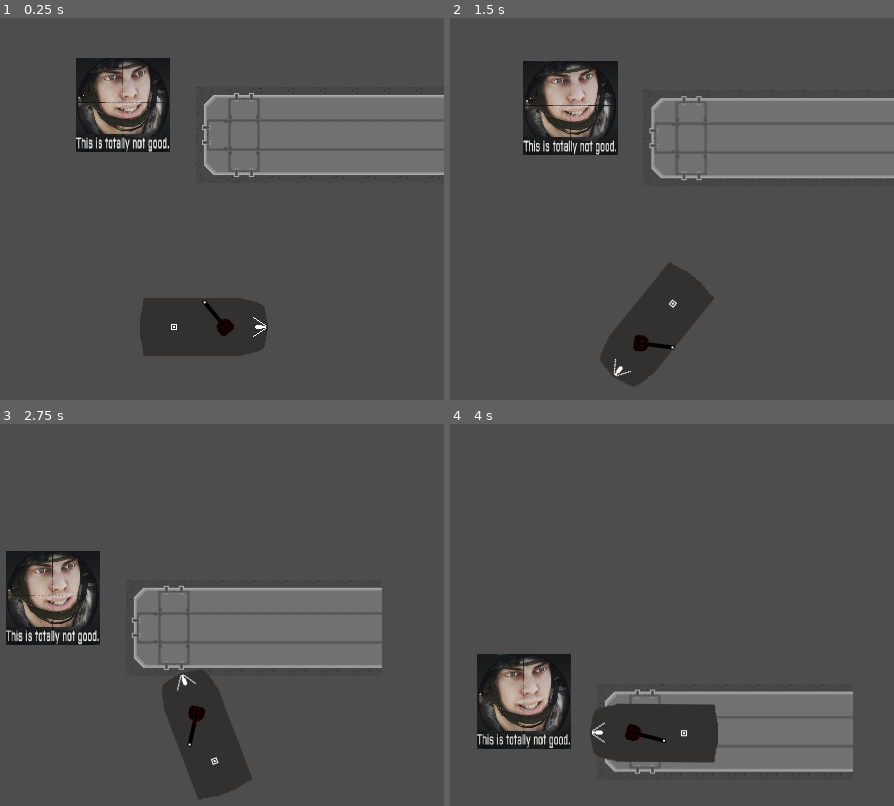
Above: before the commit, frames 1-4 (two rows, left to right).
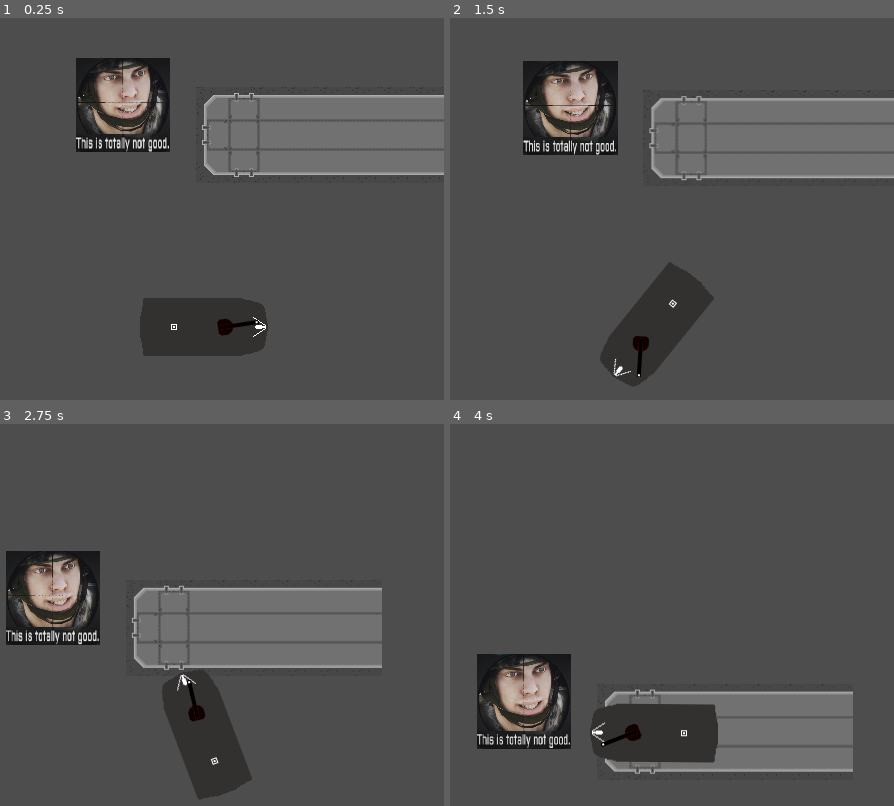
Above: after the commit, the same moments.

Repository: CatWizard47/WormGame
Game: Godot game, scene res://Scenes/main_test_thingy.tscn
Two runs of this game, one before a commit and one after it. Both use one fixed random seed, a clock stepped at 60 frames per second and the inputs below.
Inputs (mouse positions are in pixels of both pictures, inside the frame that each line leads up to):
- Up to frame 1 (0.25 s): no input
- Up to frame 2 (1.5 s): move the mouse to (760, 289) at 0.52 s; press the mouse at (760, 289) at 0.53 s; hold D (move_right) 0.53-1.28 s; move the mouse to (556, 361) at 1.27 s; release the mouse at (556, 361) at 1.28 s; hold S (move_backward) from 1.28 s (still down); click (556, 361) at 1.35 s
- Up to frame 3 (2.75 s): move the mouse to (253, 572) at 2.02 s; release S (move_backward) at 2.03 s; press the mouse at (253, 572) at 2.03 s; hold D (move_right) from 2.03 s (still down)
- Up to frame 4 (4 s): move the mouse to (outside the picture) at 2.77 s; release D (move_right) at 2.78 s; release the mouse at (outside the picture) at 2.78 s; hold W (move_forward) 2.78-3.53 s; click (outside the picture) at 2.85 s; move the mouse to (outside the picture) at 3.52 s; press the mouse at (outside the picture) at 3.53 s; hold A (move_left) from 3.53 s (still down)

The runs differ from the first frame. In frame 1, 0.2% of the frame differs, in the area x 45-59%, y 73-84%; in frame 2, 0.2%; in frame 3, 0.2%; in frame 4, 0.2%, in the area x 34-49%, y 78-85%.

Commit message:
another fix

Diff:
--- a/scripts/player_main_turret.gd
+++ b/scripts/player_main_turret.gd
@@ -3,7 +3,7 @@
 @export var rotation_speed : float = 0.01
 @export var start_rotation_radian: float = 0 # 0rad = aligned with hull #
 @export var accuracy_margin_radian: float = 0.01
-@export var rotation_limit_radian: float = PI+1 # must be within [PI, 0), above PI to ignore
+@export var rotation_limit_radian: float = PI/2 # must be within [PI, 0), above PI to ignore
 var left_rotation_limit: float
 var right_rotation_limit: float
 var mouse_position: Vector2
@@ -13,7 +13,7 @@
 
 # Called when the node enters the scene tree for the first time.
 func _ready() -> void:
-	rotation_flag = false
+	rotation_flag = true
 	rotation = start_rotation_radian
 	left_rotation_limit = start_rotation_radian - rotation_limit_radian
 	right_rotation_limit = start_rotation_radian + rotation_limit_radian
@@ -21,11 +21,10 @@
 		right_rotation_limit -= 2 * PI
 	if start_rotation_radian >= PI:	#might need better cond,
 		right_rotation_limit = left_rotation_limit + 2 * rotation_limit_radian
-		rotation_flag = true
 	elif start_rotation_radian <= -PI:
 		left_rotation_limit = right_rotation_limit - 2 * rotation_limit_radian
-		rotation_flag = true
-
+	if rotation_limit_radian == PI:
+		rotation_flag = false
 
 
 func rotation_drive_check() -> bool:
@@ -39,10 +38,14 @@
 		#shitass conditional, but works
 		if rotation_drive_check():
 			rotation += rotation_speed
-			rotation = clampf(rotation,left_rotation_limit * 0.99,right_rotation_limit * 0.99)
 		else:
 			rotation -=rotation_speed
-			rotation = clampf(rotation,left_rotation_limit * 0.99,right_rotation_limit * 0.99)
+		if rotation_flag:
+			rotation = clampf(rotation, left_rotation_limit, right_rotation_limit)
+		else:
+			if abs(rotation) > PI:
+				rotation = -signf(rotation) * PI
+
 	print("cond = ", desired_rotation - global_rotation, "  desired = " ,desired_rotation)
 	print("global = ", global_rotation, "  local = " ,rotation)
 	print(left_rotation_limit, "  ",rotation," ", right_rotation_limit)
